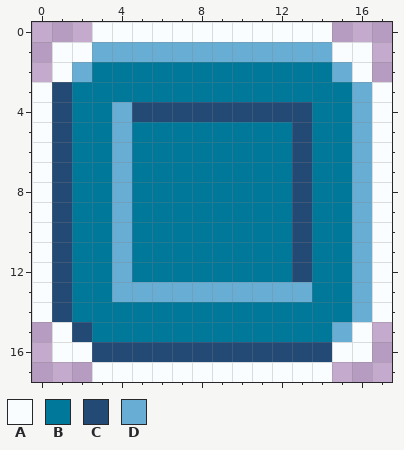
Two versions of one pixel-art file, Aesprite Files/nineSlice.aseprite. The picture above was drawn from the file before the commit.
18x18 pixels, 1 frame.
Palette (. is transparent): A #fafdff  B #007899  C #234975  D #68aed4
Pixels before, first column x 0:
 0 ...AAAAAAAAAAAA...
 1 .AADDDDDDDDDDDDAA.
 2 .ADBBBBBBBBBBBBDA.
 3 ACBBBBBBBBBBBBBBDA
 4 ACBBDCCCCCCCCCBBDA
 5 ACBBDBBBBBBBBCBBDA
 6 ACBBDBBBBBBBBCBBDA
 7 ACBBDBBBBBBBBCBBDA
 8 ACBBDBBBBBBBBCBBDA
 9 ACBBDBBBBBBBBCBBDA
10 ACBBDBBBBBBBBCBBDA
11 ACBBDBBBBBBBBCBBDA
12 ACBBDBBBBBBBBCBBDA
13 ACBBDDDDDDDDDDBBDA
14 ACBBBBBBBBBBBBBBDA
15 .ACBBBBBBBBBBBBDA.
16 .AACCCCCCCCCCCCAA.
17 ...AAAAAAAAAAAA...
New version:
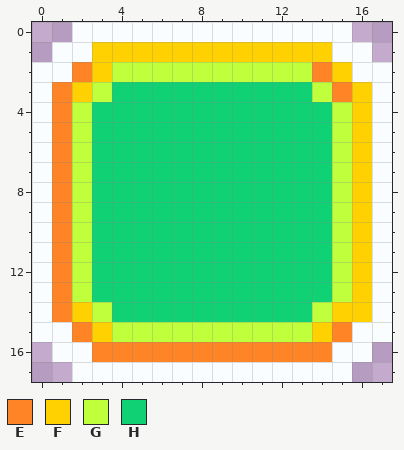
Colours new in this view: E #ff8426  F #ffd100  G #bfff3c  H #10d275
Message: Main Menu screen and second nine slice
Edits made:
layer "Layer 2" added
Changed rows in their new state; - is an unchanged pixel.
Layer "Layer 2":
first column x 0:
 0 --A------------A--
 1 ---FFFFFFFFFFFF---
 2 A-EFGGGGGGGGGGEF-A
 3 -EFGHHHHHHHHHHGEF-
 4 -EGHHHHHHHHHHHHGF-
 5 -EGHHHHHHHHHHHHGF-
 6 -EGHHHHHHHHHHHHGF-
 7 -EGHHHHHHHHHHHHGF-
 8 -EGHHHHHHHHHHHHGF-
 9 -EGHHHHHHHHHHHHGF-
10 -EGHHHHHHHHHHHHGF-
11 -EGHHHHHHHHHHHHGF-
12 -EGHHHHHHHHHHHHGF-
13 -EGHHHHHHHHHHHHGF-
14 -EFGHHHHHHHHHHGFF-
15 A-EFGGGGGGGGGGFE-A
16 ---EEEEEEEEEEEE---
17 --A------------A--
